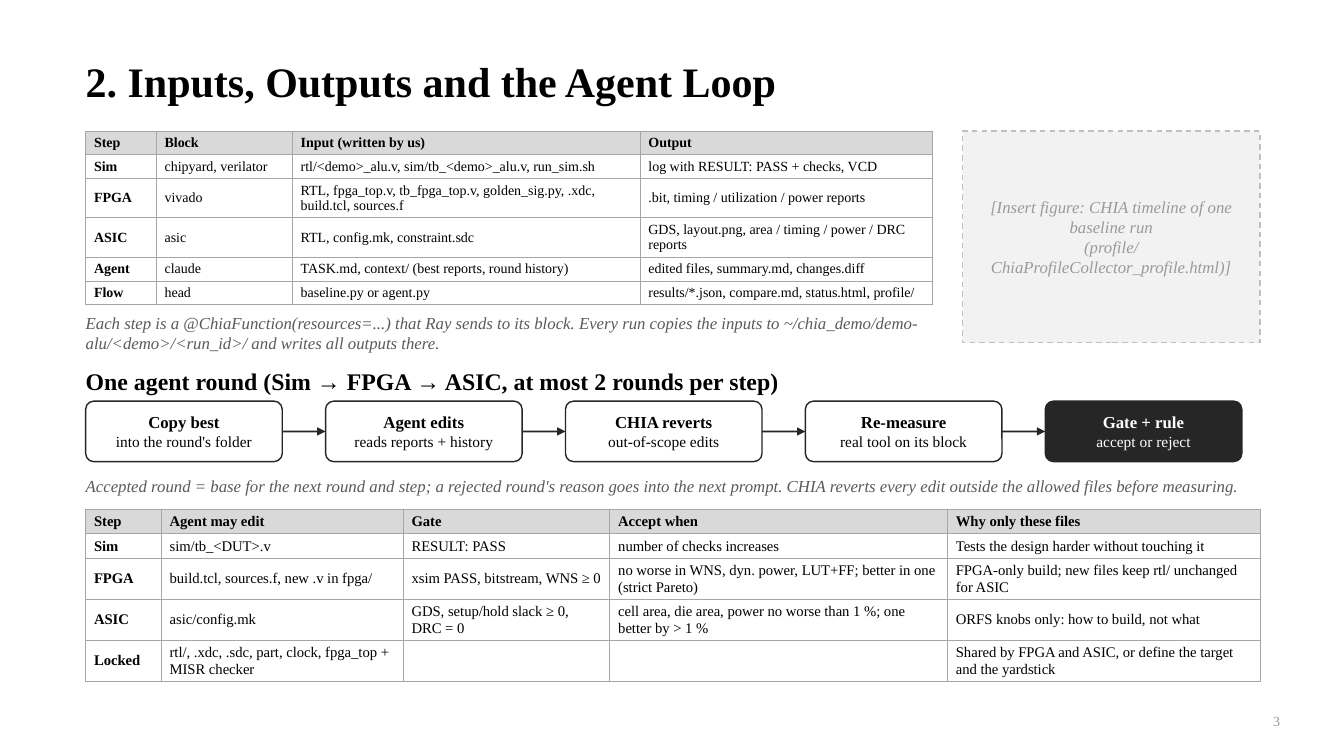
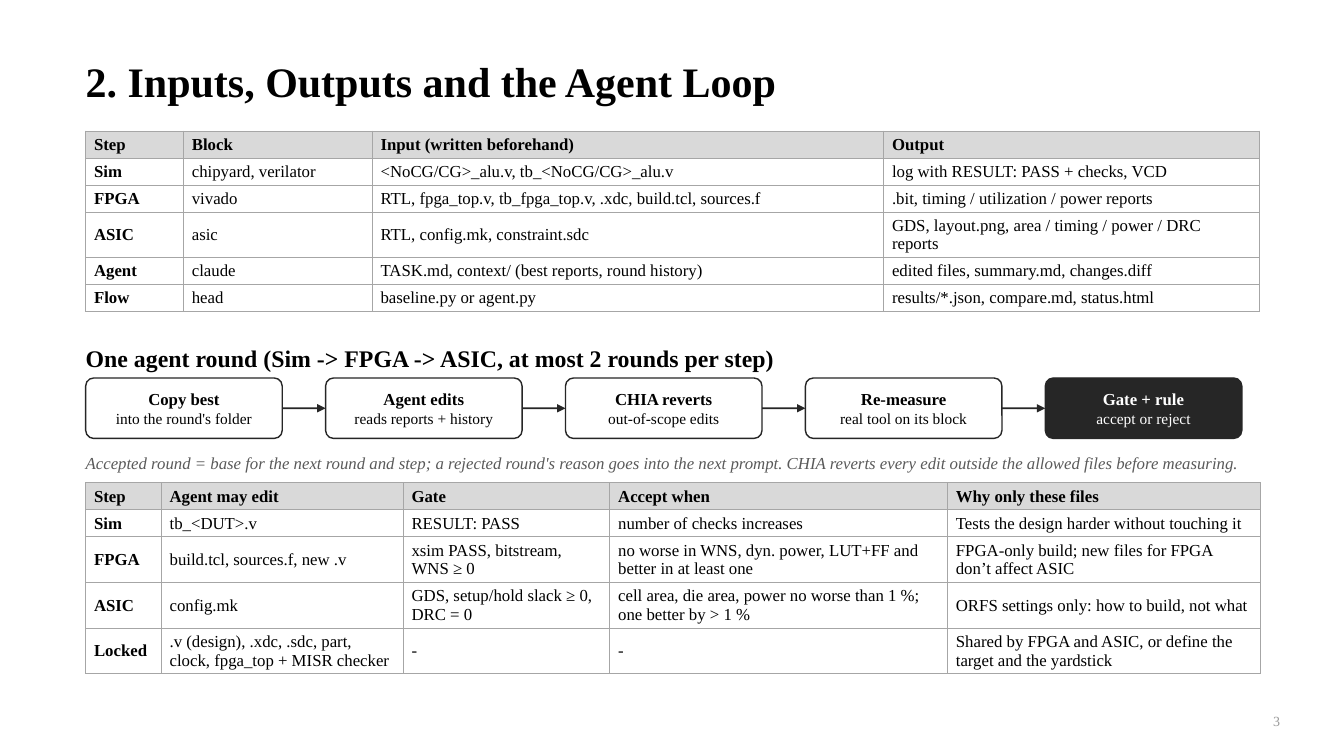
Before and after one commit to chipchip-tech/CHIA-workflow, a slide deck: slide 3 of projects/demo-alu/report/ProgressReport_22-11.pptx. Drawn at 1344x756 pixels with LibreOffice and Linux fonts; fonts in the diff are those of the drawing. Boxes give left, top, right and bottom in pixels: in the first picture for what was removed or moved away, otherwise in the second. Text is boxed around its words. In the diff, an @@ line names an element or a change of style, - is before the commit and + after.

```diff
--- a/projects/demo-alu/report/ProgressReport_22-11.pptx
+++ b/projects/demo-alu/report/ProgressReport_22-11.pptx
@@ table at (86,131,1259,311) @@
-row 1, column 3: Input (written by us)
+row 1, column 3: Input (written beforehand)
-row 2, column 3: rtl/<demo>_alu.v, sim/tb_<demo>_alu.v, run_sim.sh
+row 2, column 3: <NoCG/CG>_alu.v, tb_<NoCG/CG>_alu.v
-row 3, column 3: RTL, fpga_top.v, tb_fpga_top.v, golden_sig.py, .xdc, build.tcl, sources.f
+row 3, column 3: RTL, fpga_top.v, tb_fpga_top.v, .xdc, build.tcl, sources.f
-row 6, column 4: results/*.json, compare.md, status.html, profile/
+row 6, column 4: results/*.json, compare.md, status.html
@@ size 10 to 12 pt in "Step", "Block", "Output", "Sim" and 16 more places @@
@@ table: place and size @@
-table at (86,131,933,304)
+table at (86,131,1259,311)
@@ rectangle removed at (963,131,1260,343) @@
-[Insert figure: CHIA timeline of one baseline run
-(profile/ChiaProfileCollector_profile.html)]
@@ text removed at (86,317,918,353) @@
-Each step is a @ChiaFunction(resources=...) that Ray sends to its block. Every run copies the inputs to ~/chia_demo/demo-alu/<demo>/<run_id>/ and writes all outputs there.
@@ text at (86,350,774,372): text changed @@
-One agent round (Sim → FPGA → ASIC, at most 2 rounds per step)
+One agent round (Sim -> FPGA -> ASIC, at most 2 rounds per step)
@@ 5 rounded rectangles, 4 arrows, 1 text: place and size @@
-5 rounded rectangles, 4 arrows, 1 text at (86,401,1242,496)
+5 rounded rectangles, 4 arrows, 1 text at (86,378,1242,473)
@@ table at (86,483,1260,687) @@
-row 2, column 2: sim/tb_<DUT>.v
+row 2, column 2: tb_<DUT>.v
-row 3: FPGA | build.tcl, sources.f, new .v in fpga/ | xsim PASS, bitstream, WNS ≥ 0 | no worse in WNS, dyn. power, LUT+FF; better in one (strict Pareto) | FPGA-only build; new files keep rtl/ unchanged for ASIC
+row 3: FPGA | build.tcl, sources.f, new .v | xsim PASS, bitstream, WNS ≥ 0 | no worse in WNS, dyn. power, LUT+FF and better in at least one | FPGA-only build; new files for FPGA don’t affect ASIC
-row 4, column 2: asic/config.mk
+row 4, column 2: config.mk
-row 4, column 5: ORFS knobs only: how to build, not what
+row 4, column 5: ORFS settings only: how to build, not what
-row 5: Locked | rtl/, .xdc, .sdc, part, clock, fpga_top + MISR checker |  |  | Shared by FPGA and ASIC, or define the target and the yardstick
+row 5: Locked | .v (design), .xdc, .sdc, part, clock, fpga_top + MISR checker | - | - | Shared by FPGA and ASIC, or define the target and the yardstick
@@ size 10.5 to 12 pt in "Step", "Agent may edit", "Gate", "Accept when" and 12 more places @@
@@ table: place and size @@
-table at (86,509,1260,681)
+table at (86,483,1260,687)
```
Also in this commit, not shown: 7 other slides changed, 5 other files.
